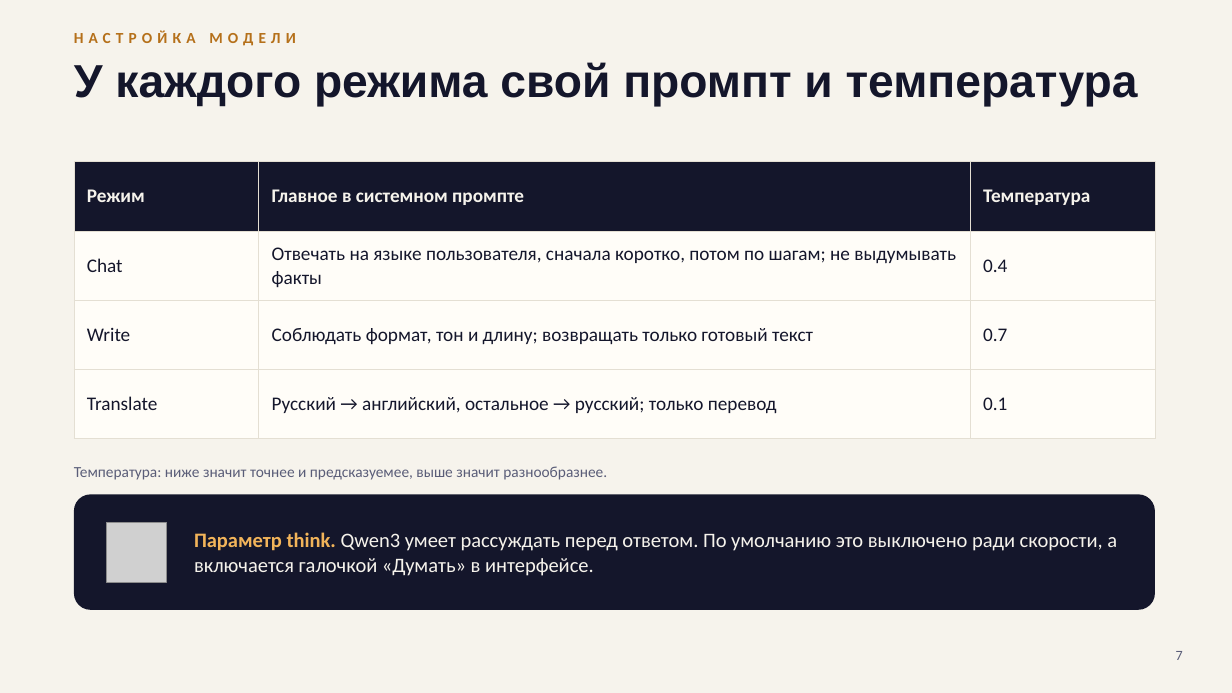
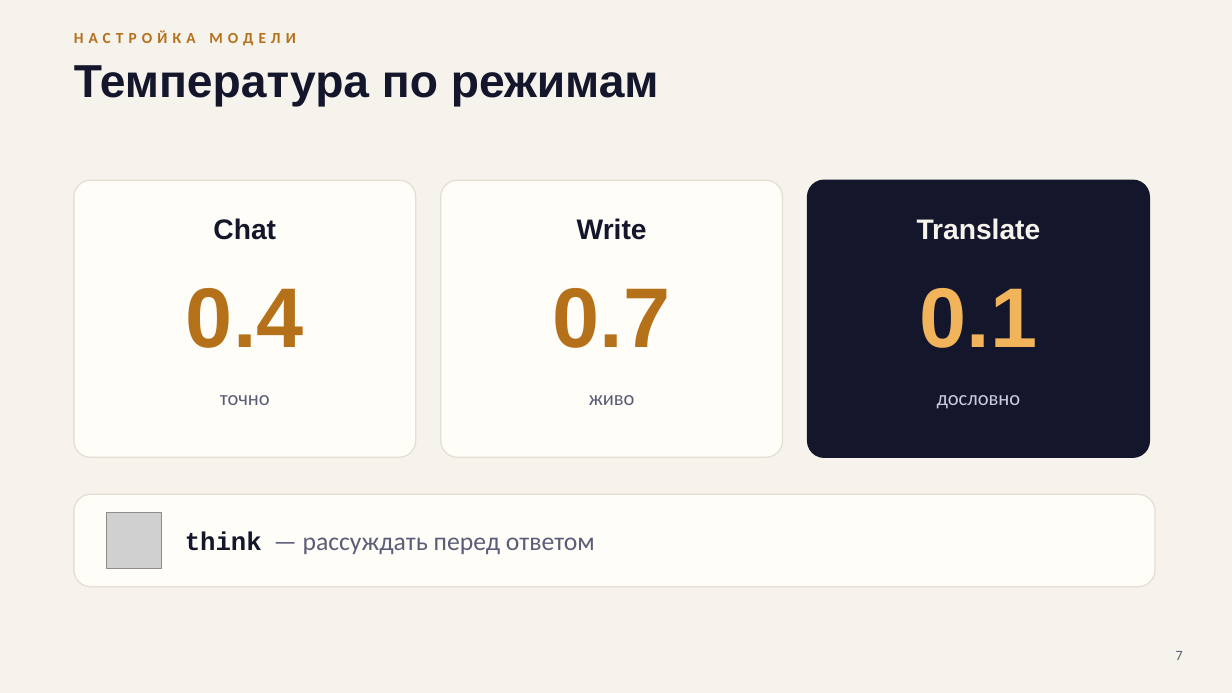
Before and after one commit to surnova2703/lumelle, a slide deck: slide 7 of docs/Lumo_AI_tech_RU.pptx. Drawn at 1232x693 pixels with LibreOffice and Linux fonts; fonts in the diff are those of the drawing; grey boxes stand for pictures. Boxes give left, top, right and bottom in pixels: in the first picture for what was removed or moved away, otherwise in the second. Text is boxed around its words. In the diff, an @@ line names an element or a change of style, - is before the commit and + after.

```diff
--- a/docs/Lumo_AI_tech_RU.pptx
+++ b/docs/Lumo_AI_tech_RU.pptx
@@ title at (74,65,659,106): text changed @@
-У каждого режима свой промпт и температура
+Температура по режимам
@@ table removed at (74,162,1155,417), 4 rows, 3 columns @@
-Режим | Главное в системном промпте | Температура
-Chat | Отвечать на языке пользователя, сначала коротко, потом по шагам; не выдумывать факты | 0.4
-Write | Соблюдать формат, тон и длину; возвращать только готовый текст | 0.7
-Translate | Русский → английский, остальное → русский; только перевод | 0.1
@@ rounded rectangle added at (74,180,416,457), fill #FFFDF8, outline #E4DFD3 1 pt @@
@@ rounded rectangle added at (441,180,783,457), fill #FFFDF8, outline #E4DFD3 1 pt @@
@@ rounded rectangle added at (808,180,1150,457), fill #14162B, outline #14162B 1 pt @@
@@ text added at (213,218,276,240), 22 pt, text #14162B, bold @@
+Chat
@@ text added at (577,218,647,240), 22 pt, text #14162B, bold @@
+Write
@@ text added at (917,218,1041,240), 22 pt, text #F6F3EC, bold @@
+Translate
@@ text added at (186,288,304,348), 66 pt, text #B5701A, bold @@
+0.4
@@ text added at (553,288,671,348), 66 pt, text #B5701A, bold @@
+0.7
@@ text added at (920,288,1038,348), 66 pt, text #F2B45A, bold @@
+0.1
@@ text added at (220,395,270,405), 16 pt, text #5A5D78 @@
+точно
@@ text added at (589,395,635,405), 16 pt, text #5A5D78 @@
+живо
@@ text added at (937,395,1020,409), 16 pt, text #C9CBE0 @@
+дословно
@@ text removed at (74,466,607,480) @@
-Температура: ниже значит точнее и предсказуемее, выше значит разнообразнее.
@@ rounded rectangle: place and size @@
-rounded rectangle at (74,494,1155,610)
+rounded rectangle at (74,494,1155,587)
@@ rounded rectangle at (74,494,1155,587): fill #14162B to #FFFDF8; outline none to #E4DFD3 1 pt; proportions changed @@
@@ picture: place and size @@
-picture at (106,522,166,582)
+picture at (106,513,162,568)
@@ text at (185,531,595,554): text changed; size 16 to 20 pt; text colour #F6F3EC to #5A5D78 @@
-Параметр think. Qwen3 умеет рассуждать перед ответом. По умолчанию это выключено ради скорости, а включается галочкой «Думать» в интерфейсе.
+think — рассуждать перед ответом
```
Also in this commit, not shown: 10 other slides changed, 1 slide added, 1 slide removed, 29 other files.
